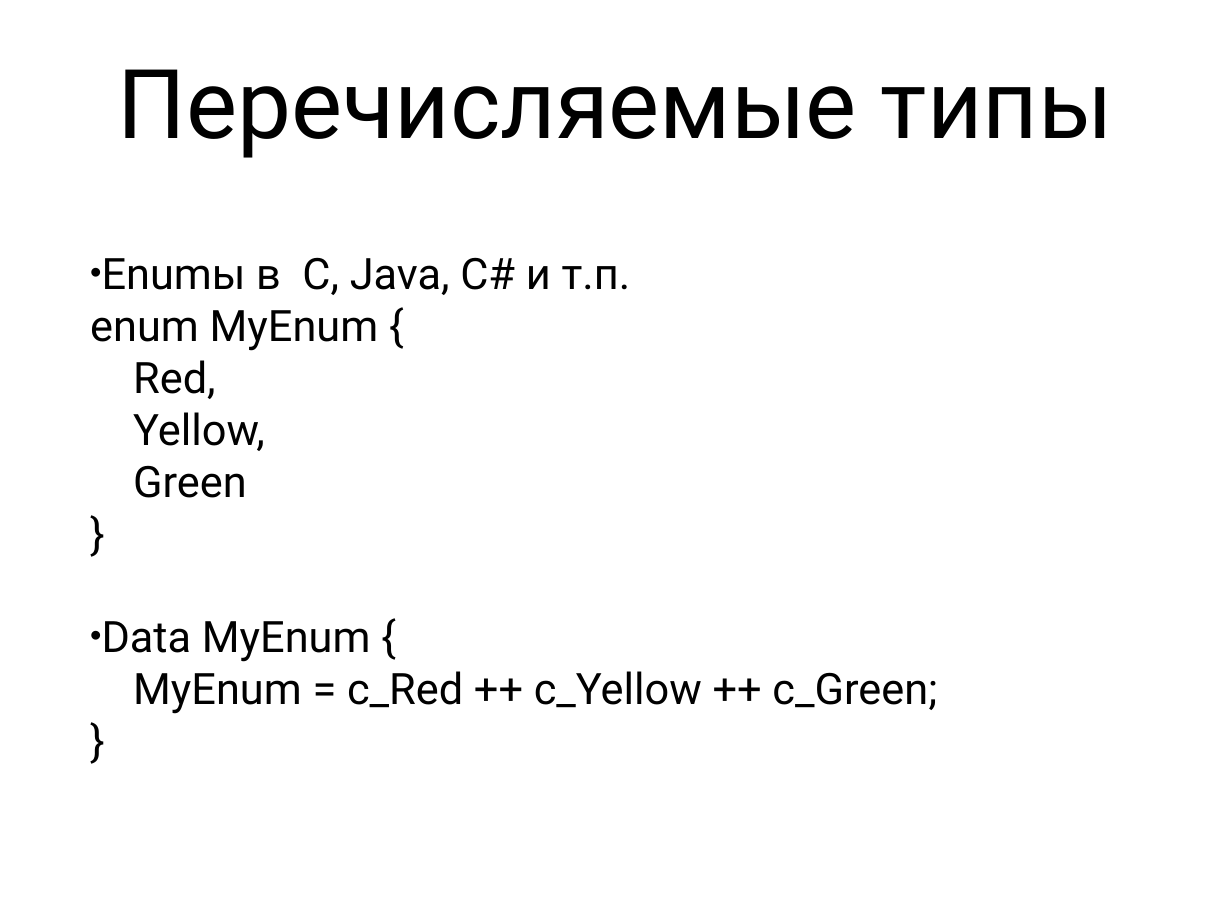
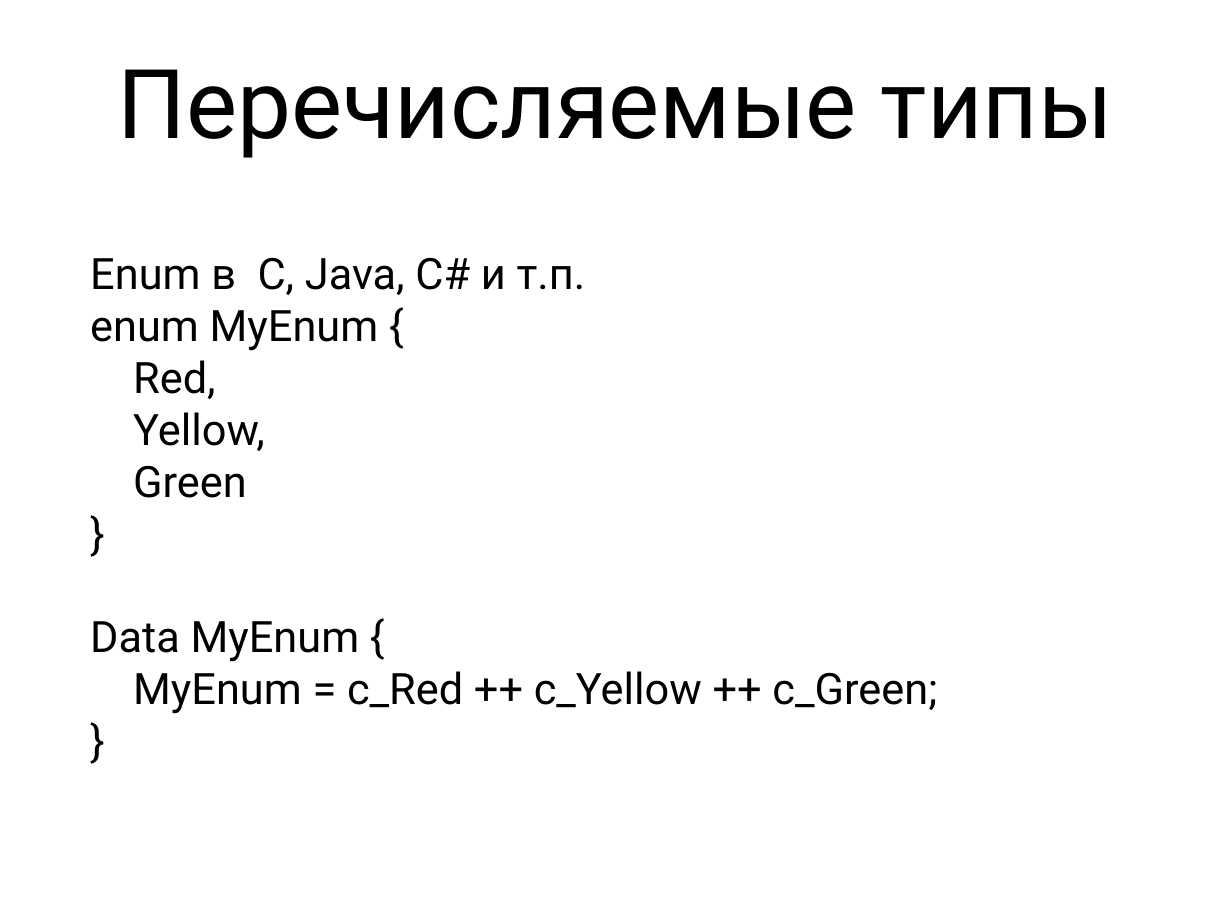
Before and after one commit to Zumisha/Parallel-Programming, a slide deck: slide 33 of Документация/fptl.ppt (slide 34 before the commit). Drawn at 1232x924 pixels with LibreOffice and Linux fonts; fonts in the diff are those of the drawing. Boxes give left, top, right and bottom in pixels: in the first picture for what was removed or moved away, otherwise in the second. Text is boxed around its words. In the diff, an @@ line names an element or a change of style, - is before the commit and + after.

```diff
--- a/Документация/fptl.ppt
+++ b/Документация/fptl.ppt
@@ text at bbox=[90, 257, 586, 498]: text changed @@
-• Enumы в С, Java, C# и т.п.
-  enum MyEnum {
-  Red,
-  Yellow,
-  Green
-  }
+Enum в С, Java, C# и т.п.
+enum MyEnum {
+Red,
+Yellow,
+Green
+}
@@ text at bbox=[90, 621, 937, 714]: bullet • to none @@
```
Also in this commit, not shown: 26 other slides changed, 1 slide removed, 1 other file.
